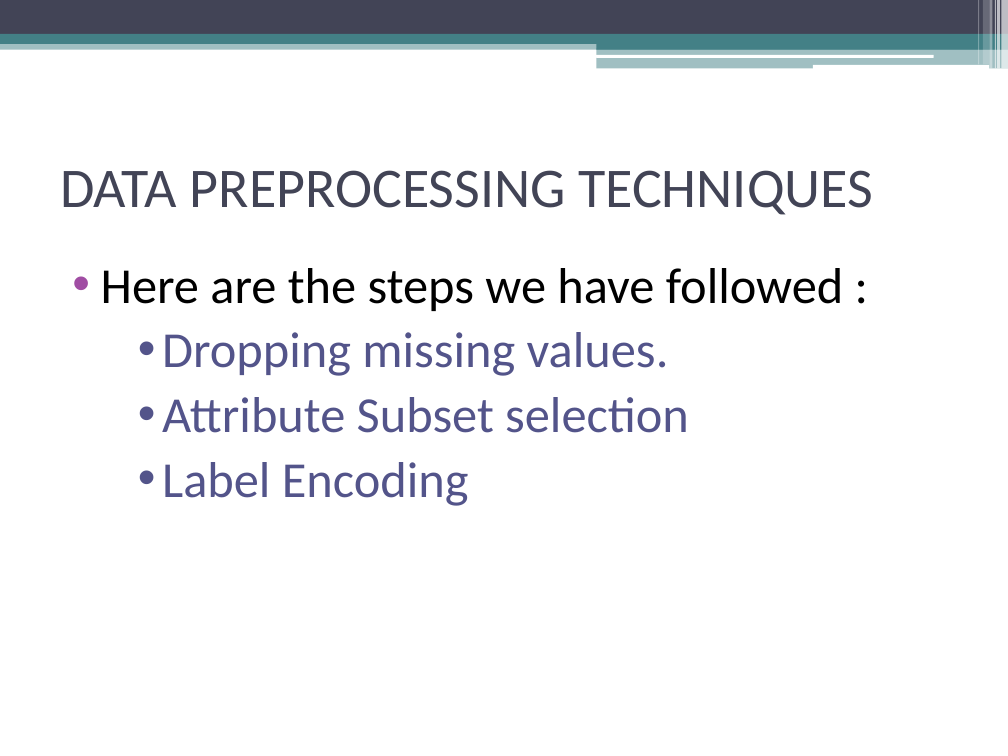
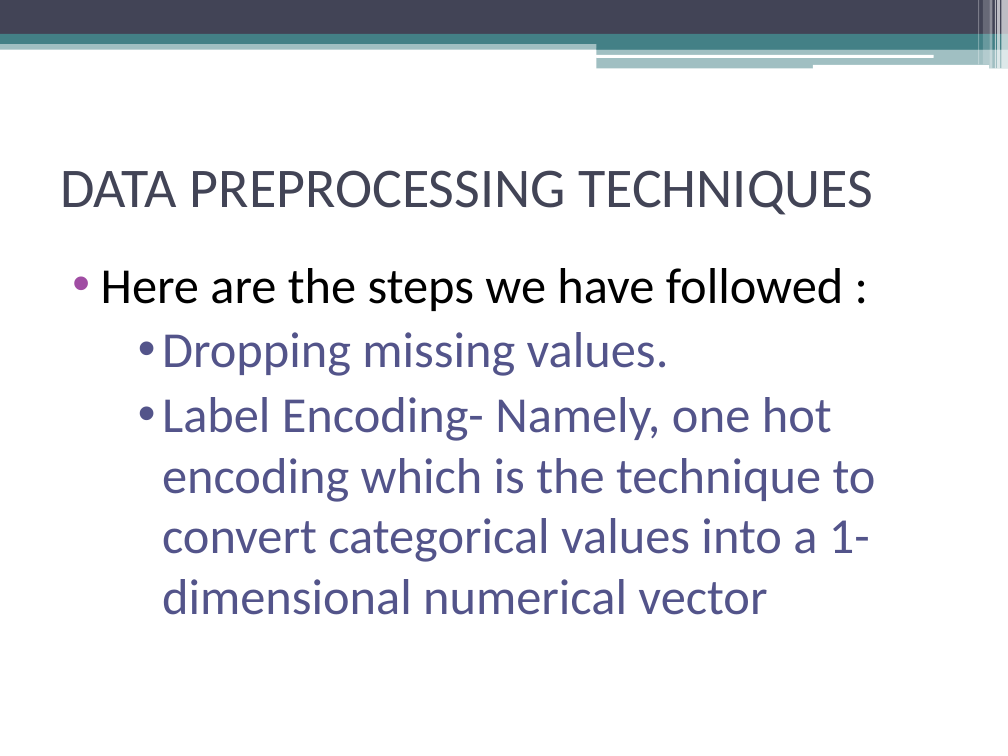
Before and after one commit to sayalispparulekar/Flight-Delay, a slide deck: slide 7 of DWDM.pptx. Drawn at 1008x756 pixels with LibreOffice and Linux fonts; fonts in the diff are those of the drawing. Boxes give left, top, right and bottom in pixels: in the first picture for what was removed or moved away, otherwise in the second. Text is boxed around its words. In the diff, an @@ line names an element or a change of style, - is before the commit and + after.

```diff
--- a/DWDM.pptx
+++ b/DWDM.pptx
@@ text at <box>162,397,876,615</box>: text changed @@
-    • Attribute Subset selection
-    • Label Encoding
+    • Label Encoding- Namely, one hot encoding which is the technique to convert categorical values into a 1-dimensional numerical vector
```
Also in this commit, not shown: 3 other slides changed, 2 slides added.
